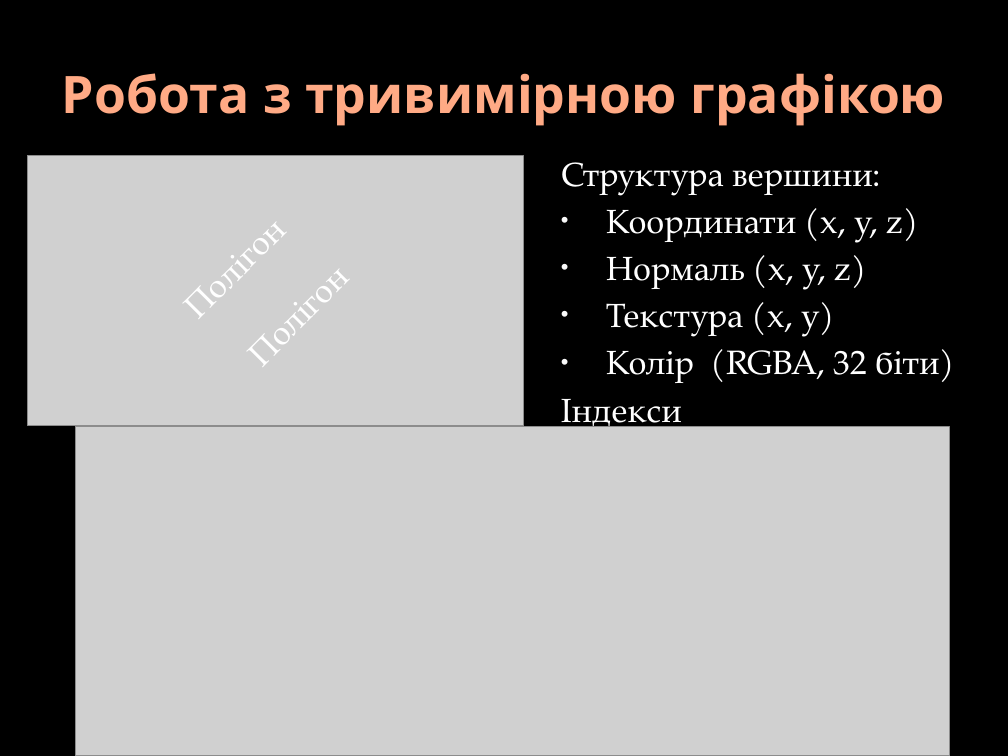
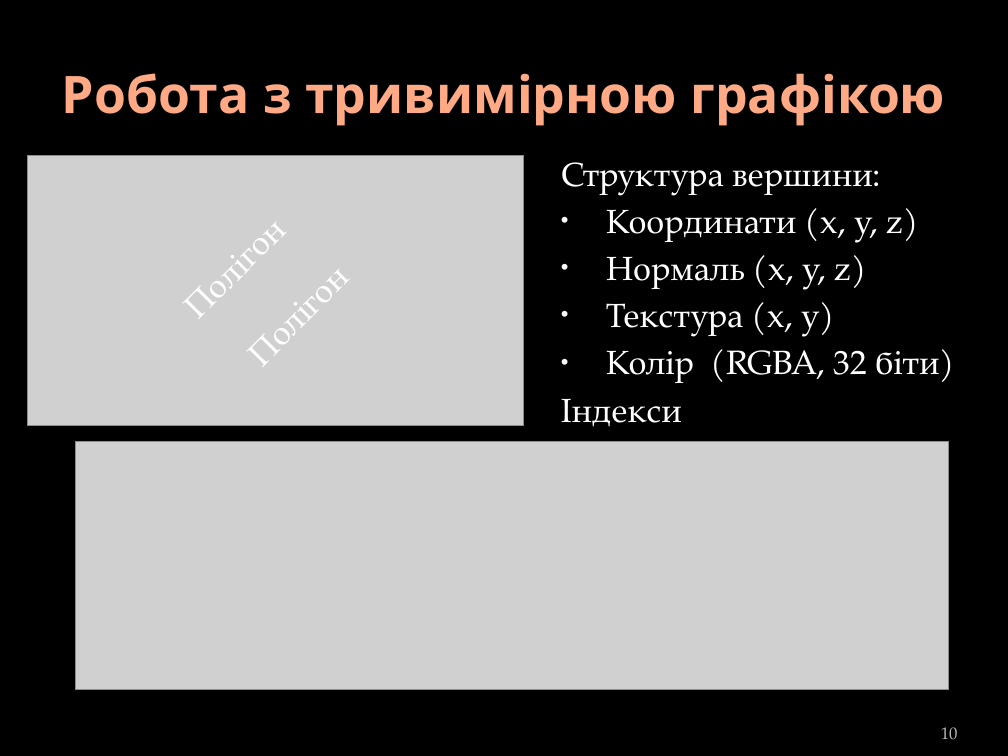
Before and after one commit to DoctorScrept/Temp, a slide deck: slide 10 of Report/DiplomReport.pptx. Drawn at 1008x756 pixels with LibreOffice and Linux fonts; fonts in the diff are those of the drawing; grey boxes stand for pictures; background and template pictures are left out. Boxes give left, top, right and bottom in pixels: in the first picture for what was removed or moved away, otherwise in the second. Text is boxed around its words. In the diff, an @@ line names an element or a change of style, - is before the commit and + after.

```diff
--- a/Report/DiplomReport.pptx
+++ b/Report/DiplomReport.pptx
@@ picture: place and size @@
-picture at bbox=[76, 427, 950, 756]
+picture at bbox=[76, 442, 949, 689]
@@ page number added at bbox=[941, 727, 958, 740], 12 pt, text #BDBDBD @@
+10
```
Also in this commit, not shown: 12 other slides changed, 8 slides removed, 5 other files.
